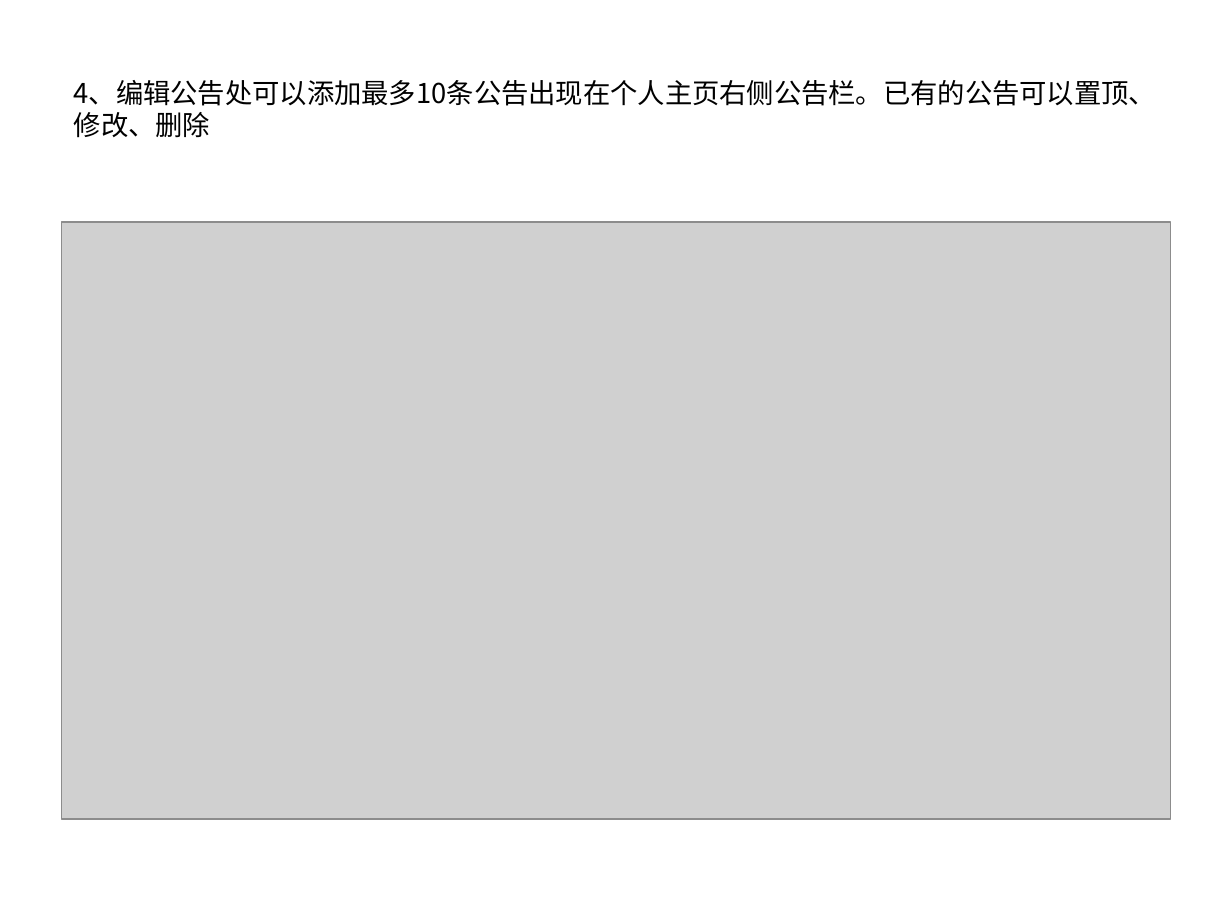
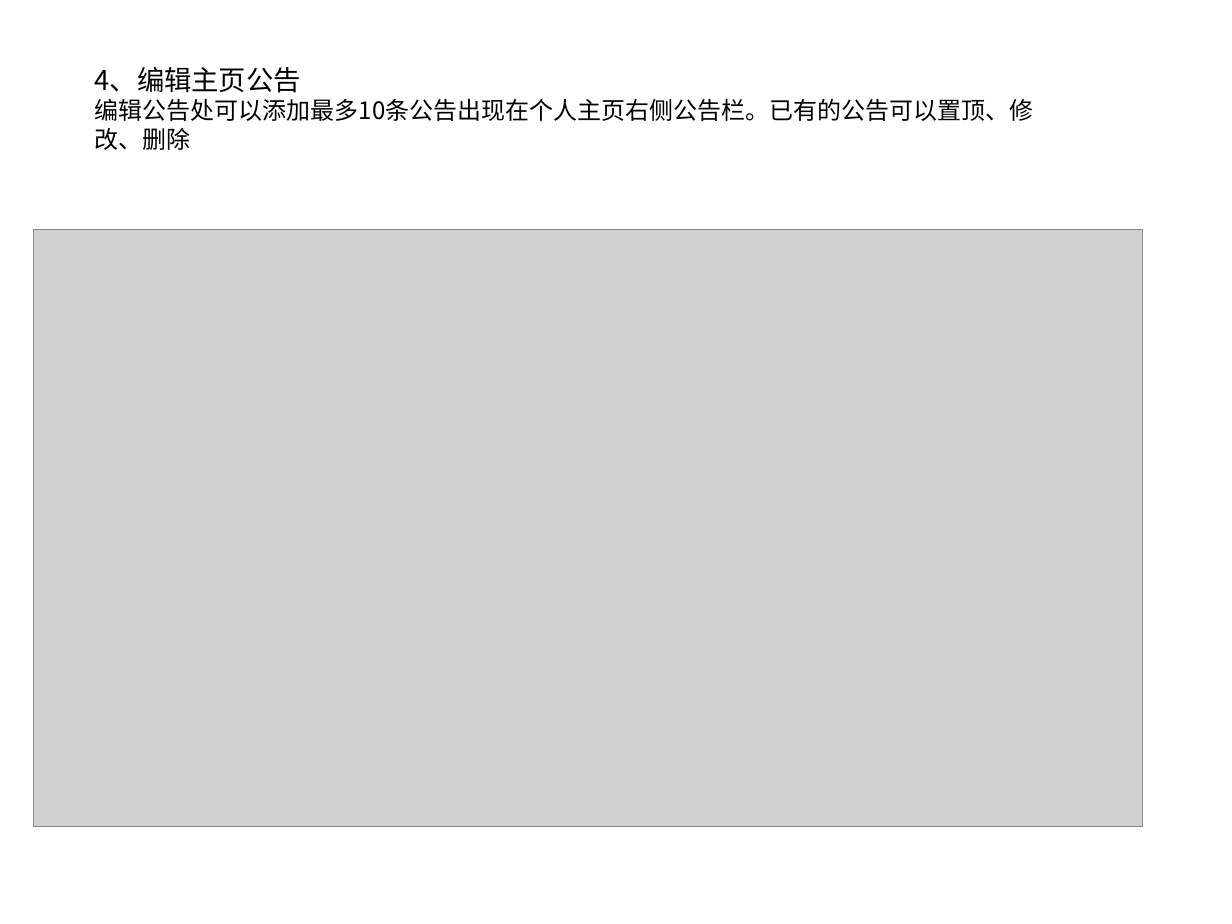
Before and after one commit to csdusunlight/qudao, a slide deck: slide 5 of static/download/福利联盟新人指南.ppt (slide 6 before the commit). Drawn at 1232x924 pixels with LibreOffice and Linux fonts; fonts in the diff are those of the drawing; grey boxes stand for pictures; background and template pictures are left out. Boxes give left, top, right and bottom in pixels: in the first picture for what was removed or moved away, otherwise in the second. Text is boxed around its words. In the diff, an @@ line names an element or a change of style, - is before the commit and + after.

```diff
--- a/static/download/福利联盟新人指南.ppt
+++ b/static/download/福利联盟新人指南.ppt
@@ title at <box>95,67,1034,150</box>: text changed; size 16 to 14 pt @@
-4、编辑公告处可以添加最多10条公告出现在个人主页右侧公告栏。已有的公告可以置顶、修改、删除
+4、编辑主页公告
+编辑公告处可以添加最多10条公告出现在个人主页右侧公告栏。已有的公告可以置顶、修改、删除
@@ picture: place and size @@
-picture at <box>62,222,1170,819</box>
+picture at <box>33,229,1142,827</box>
```
Also in this commit, not shown: 9 other slides changed, 8 slides added, 4 slides removed, 4 other files.
